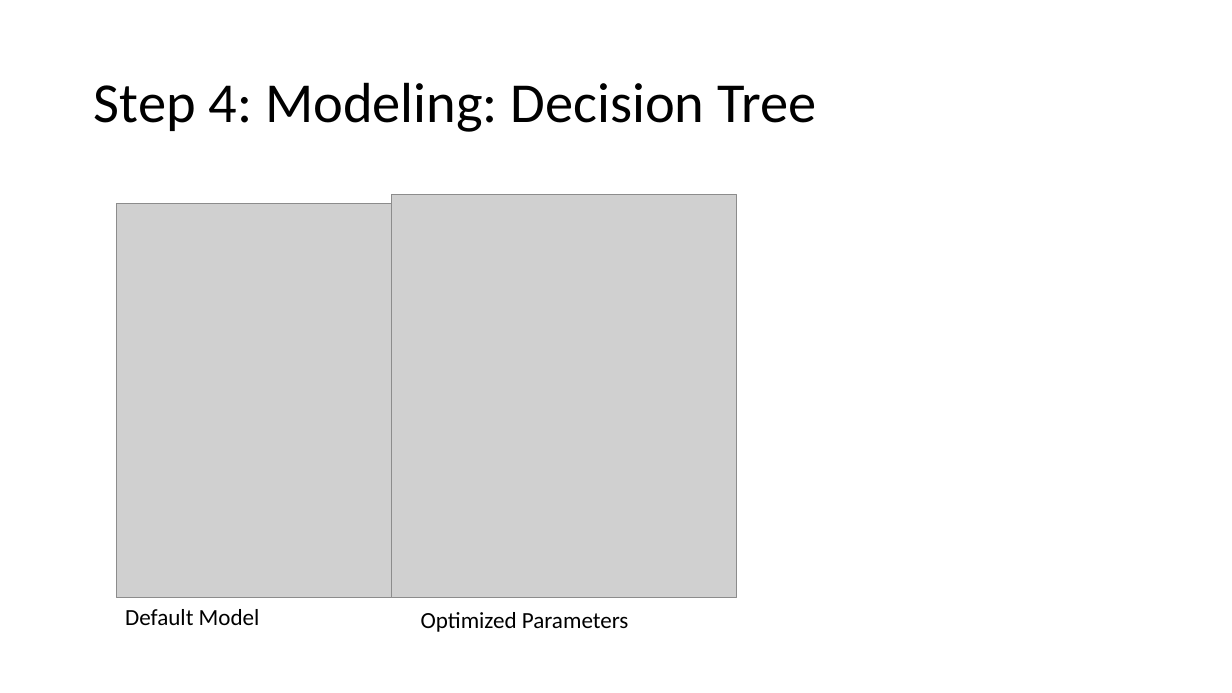
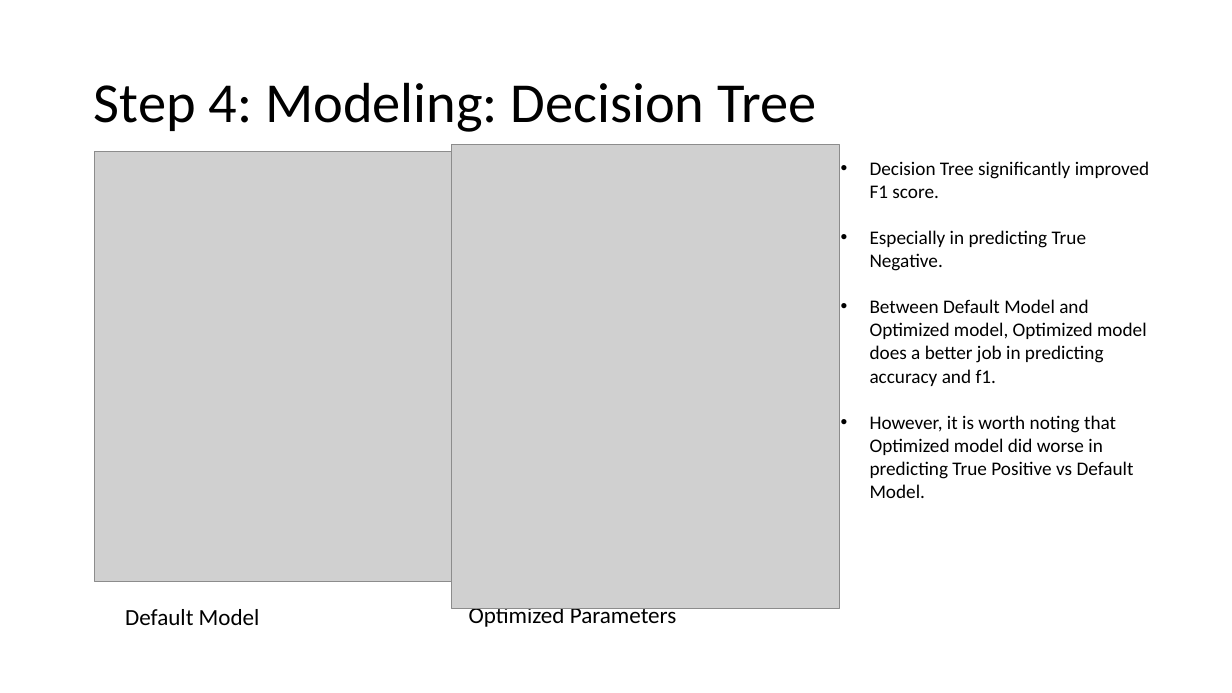
Before and after one commit to alexxlu/dsc-3-final-project-online-ds-pt-100118, a slide deck: slide 7 of Project3 Presentation.pptx. Drawn at 1232x693 pixels with LibreOffice and Linux fonts; fonts in the diff are those of the drawing; grey boxes stand for pictures. Boxes give left, top, right and bottom in pixels: in the first picture for what was removed or moved away, otherwise in the second. Text is boxed around its words. In the diff, an @@ line names an element or a change of style, - is before the commit and + after.

```diff
--- a/Project3 Presentation.pptx
+++ b/Project3 Presentation.pptx
@@ picture: place and size @@
-picture at (392, 194, 738, 598)
+picture at (452, 144, 839, 608)
@@ picture: place and size @@
-picture at (116, 203, 412, 598)
+picture at (94, 152, 459, 582)
@@ text added at (870, 161, 1150, 498), 15 pt, text #000000 @@
+• Decision Tree significantly improved F1 score.
+• Especially in predicting True Negative.
+• Between Default Model and Optimized model, Optimized model does a better job in predicting accuracy and f1.
+• However, it is worth noting that Optimized model did worse in predicting True Positive vs Default Model.
@@ text "Optimized Parameters": place and size @@
-text "Optimized Parameters" at (421, 612, 629, 632)
+text "Optimized Parameters" at (469, 604, 677, 627)
```
Also in this commit, not shown: 7 other slides changed, 1 slide added, 1 slide removed, 19 other files.
